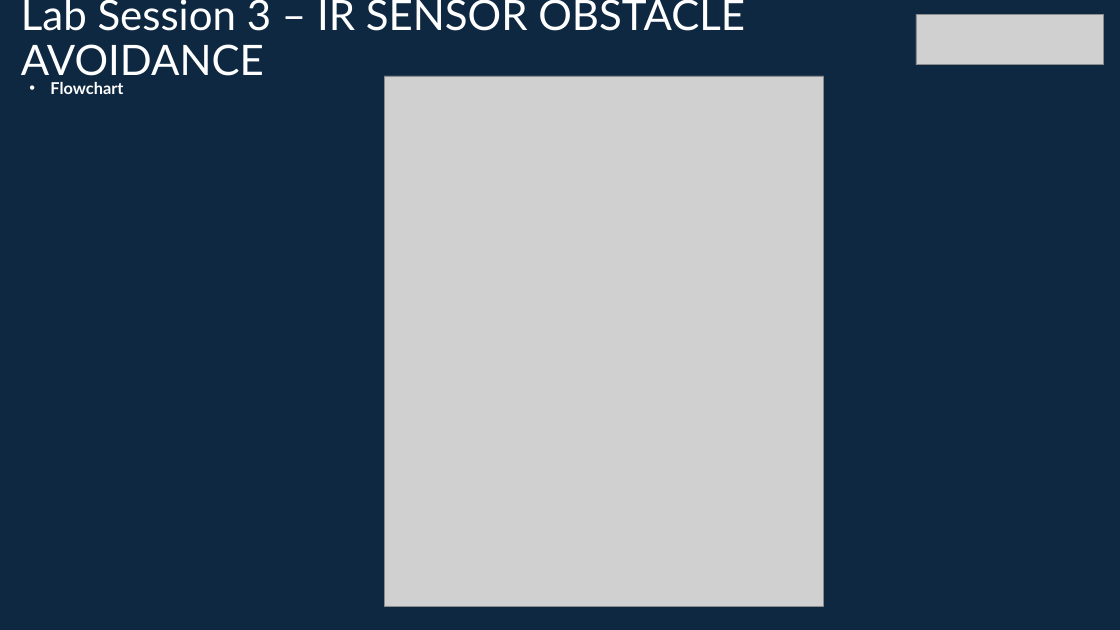
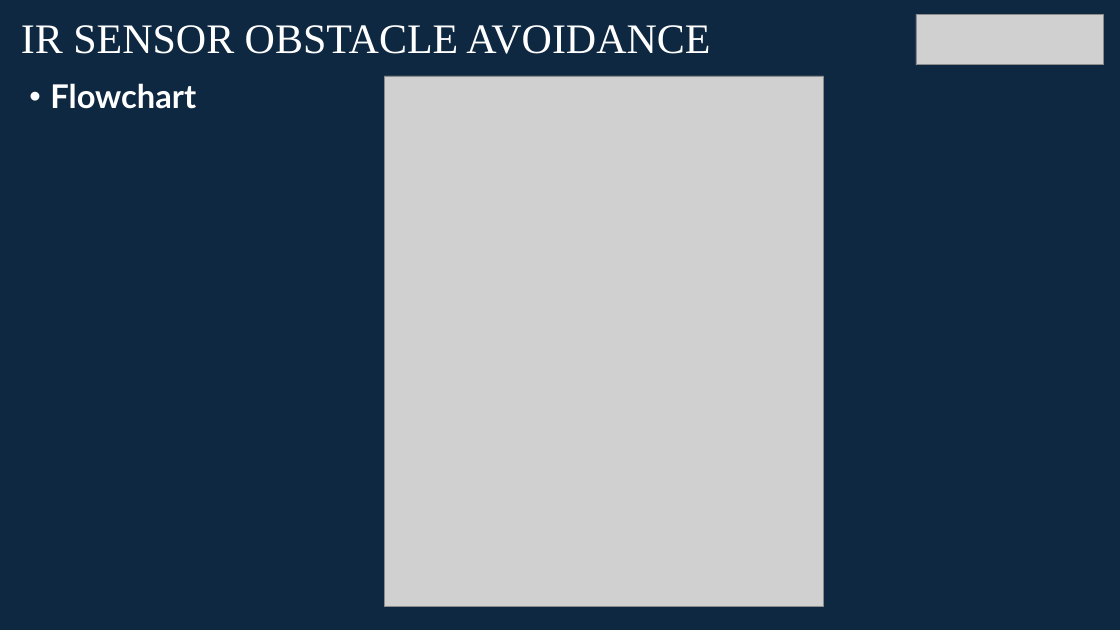
Before and after one commit to info-zas/zas-robotics-car-1-sensors, a slide deck: slide 11 of 01_FoundationProjects/05_Car_1_Infrared_ObstacleAvoidance/05_Car_1_Infrared_ObstacleAvoidance.pptx. Drawn at 1120x630 pixels with LibreOffice and Linux fonts; fonts in the diff are those of the drawing; grey boxes stand for pictures. Boxes give left, top, right and bottom in pixels: in the first picture for what was removed or moved away, otherwise in the second. Text is boxed around its words. In the diff, an @@ line names an element or a change of style, - is before the commit and + after.

```diff
--- a/01_FoundationProjects/05_Car_1_Infrared_ObstacleAvoidance/05_Car_1_Infrared_ObstacleAvoidance.pptx
+++ b/01_FoundationProjects/05_Car_1_Infrared_ObstacleAvoidance/05_Car_1_Infrared_ObstacleAvoidance.pptx
@@ title at box(21, 25, 710, 54): text changed; font Lato to Times New Roman @@
-Lab Session 3 – IR SENSOR OBSTACLE AVOIDANCE
+IR SENSOR OBSTACLE AVOIDANCE
@@ text "Flowchart" at box(50, 83, 196, 109): size 14 to 28 pt @@
```
Also in this commit, not shown: 16 other slides changed.
